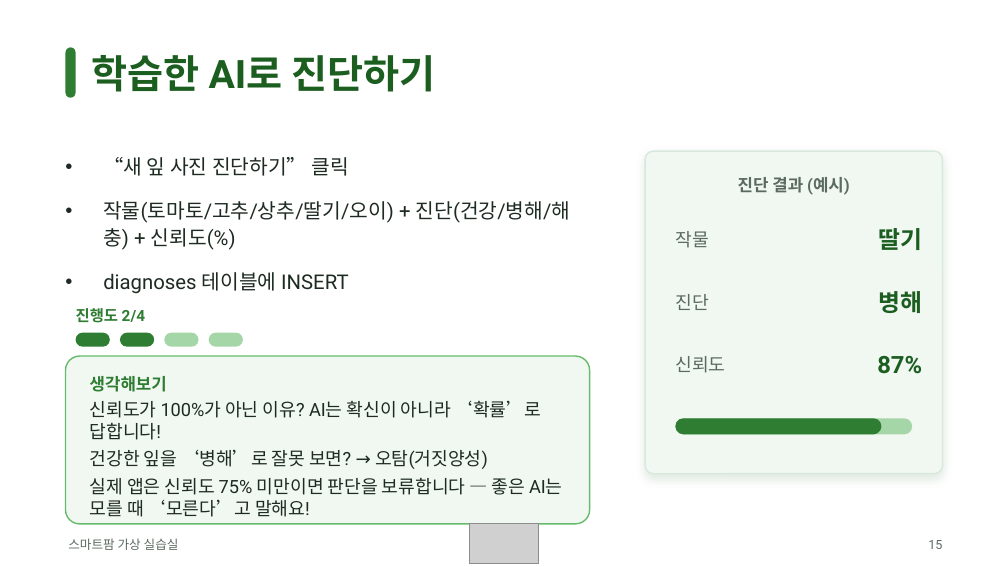
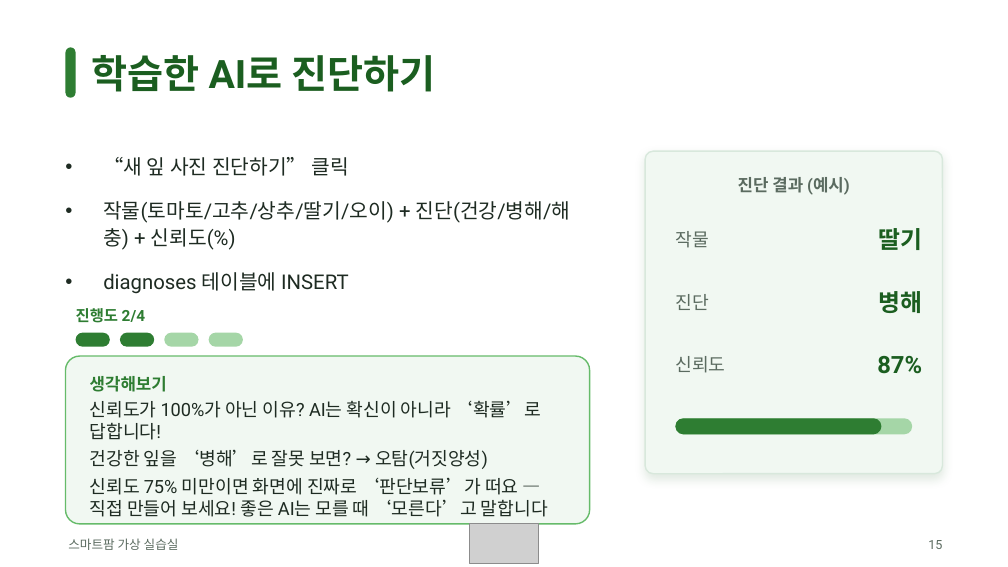
Before and after one commit to henna2022/doctor-green, a slide deck: slide 15 of docs/닥터그린_수업_슬라이드.pptx. Drawn at 1008x567 pixels with LibreOffice and Linux fonts; fonts in the diff are those of the drawing; grey boxes stand for pictures. Boxes give left, top, right and bottom in pixels: in the first picture for what was removed or moved away, otherwise in the second. Text is boxed around its words. In the diff, an @@ line names an element or a change of style, - is before the commit and + after.

```diff
--- a/docs/닥터그린_수업_슬라이드.pptx
+++ b/docs/닥터그린_수업_슬라이드.pptx
@@ text at [90,478,548,517]: text changed @@
-실제 앱은 신뢰도 75% 미만이면 판단을 보류합니다 — 좋은 AI는 모를 때 ‘모른다’고 말해요!
+신뢰도 75% 미만이면 화면에 진짜로 ‘판단보류’가 떠요 — 직접 만들어 보세요! 좋은 AI는 모를 때 ‘모른다’고 말합니다
```
Also in this commit, not shown: 5 other slides changed, 1 slide added, 2 other files.
